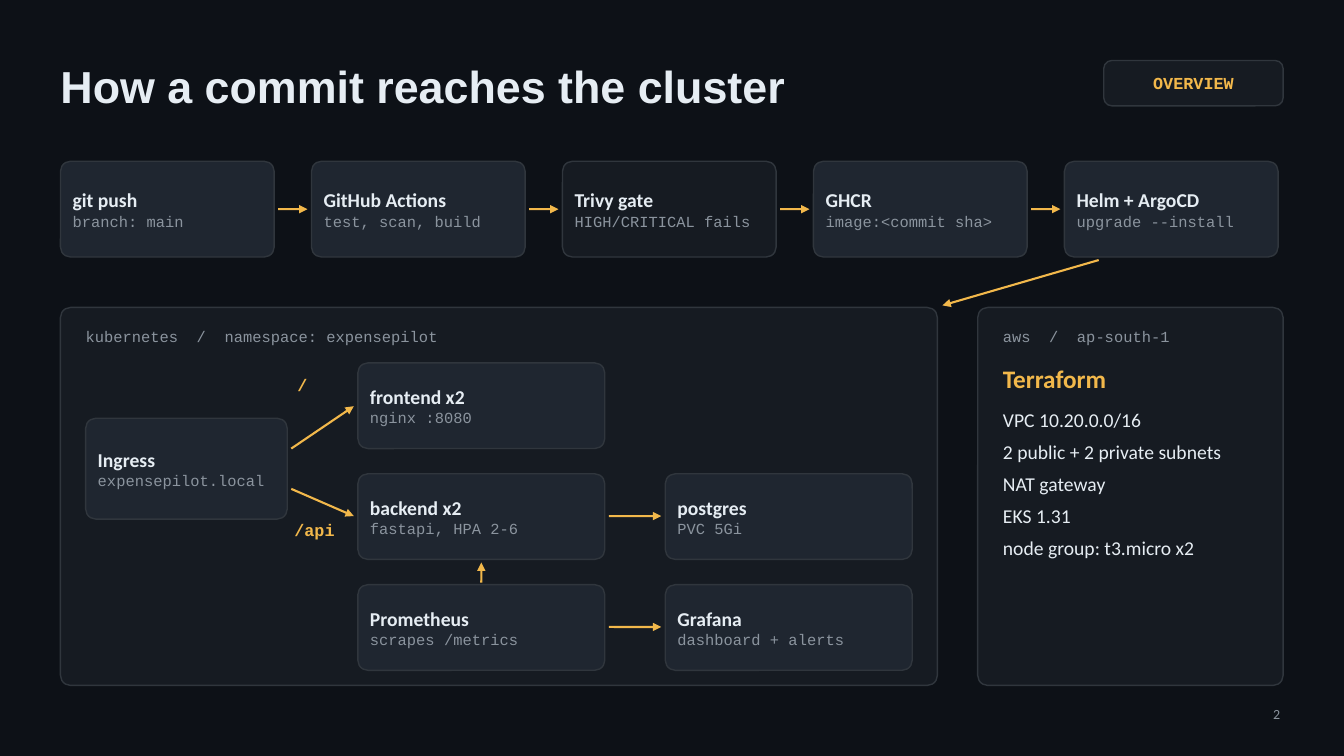
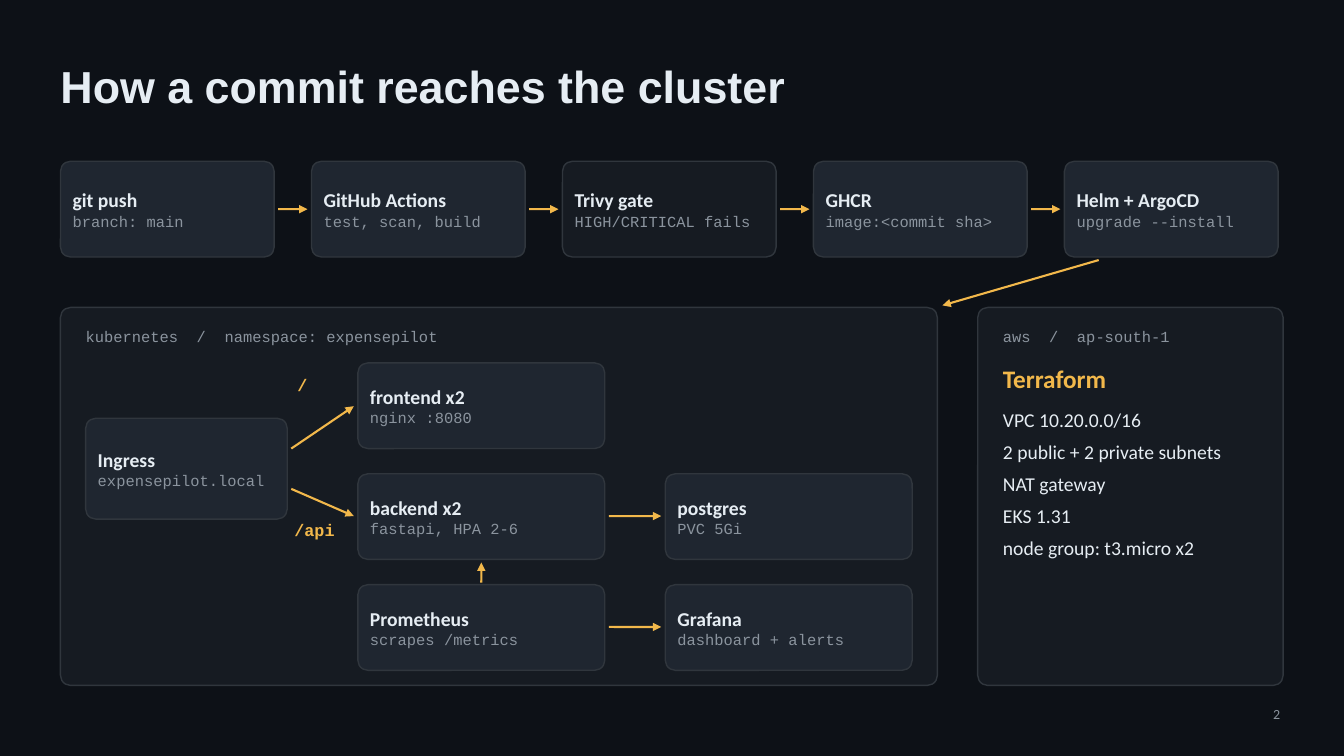
Before and after one commit to akshat-code21/final-devops-project, a slide deck: slide 2 of ExpensePilot_DevOps_Capstone.pptx. Drawn at 1344x756 pixels with LibreOffice and Linux fonts; fonts in the diff are those of the drawing. Boxes give left, top, right and bottom in pixels: in the first picture for what was removed or moved away, otherwise in the second. Text is boxed around its words. In the diff, an @@ line names an element or a change of style, - is before the commit and + after.

```diff
--- a/ExpensePilot_DevOps_Capstone.pptx
+++ b/ExpensePilot_DevOps_Capstone.pptx
@@ rounded rectangle removed at [1104, 60, 1284, 106] @@
@@ text removed at [1153, 77, 1234, 89] @@
-OVERVIEW
```
Also in this commit, not shown: 11 other slides changed, 2 other files.
